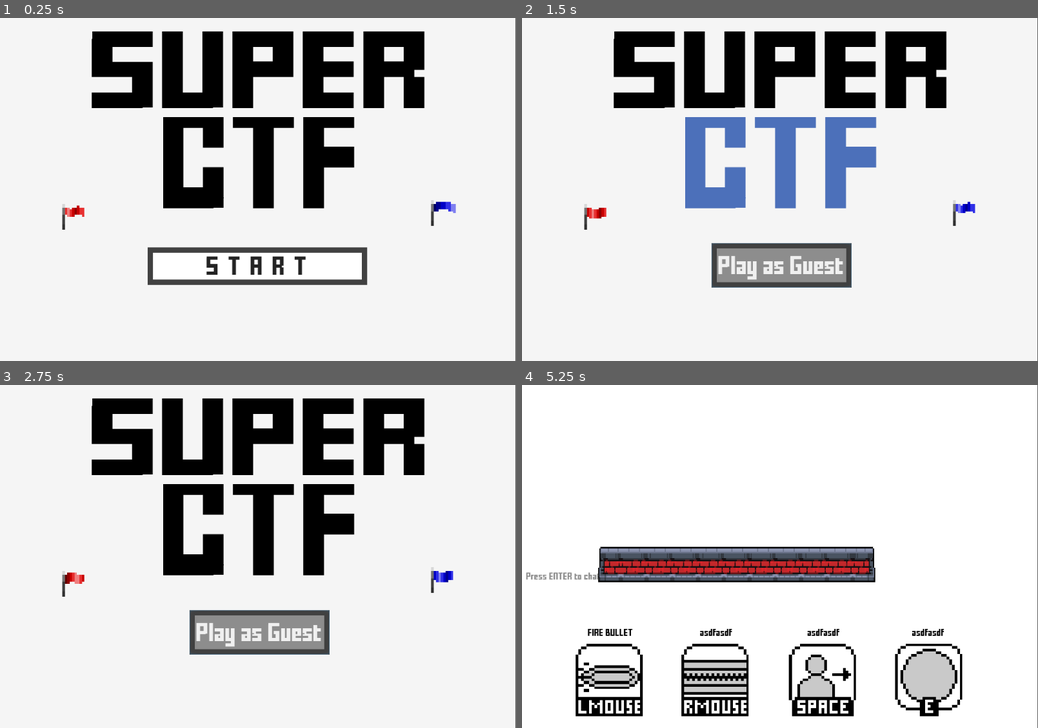
Above: before the commit, frames 1-4 (two rows, left to right).
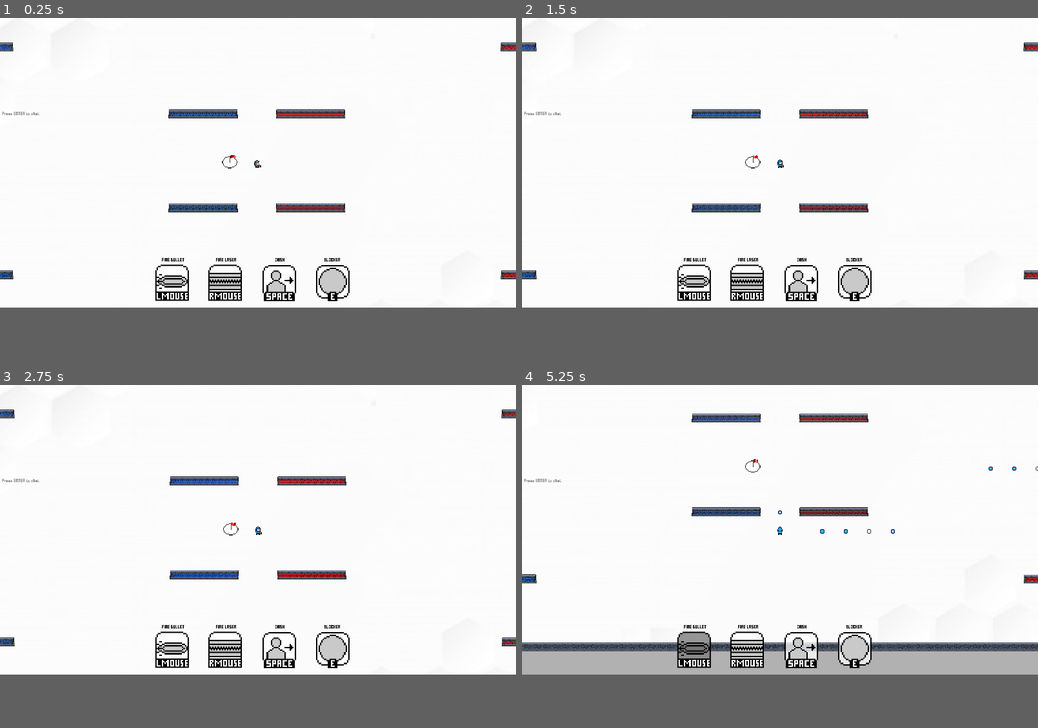
Above: after the commit, the same moments.

Repository: MarshallJDem/SuperCTF
Game: Godot game, scene res://TitleScreen.tscn
Two runs of this game, one before a commit and one after it. Both use one fixed random seed, a clock stepped at 60 frames per second and the inputs below. Sound files missing from this copy of the repository are replaced by a short silence.
Inputs (mouse positions are in pixels of both pictures, inside the frame that each line leads up to):
- Up to frame 1 (0.25 s): no input
- Up to frame 2 (1.5 s): click (780, 264) at 0.5 s, where only the run before the commit has a clickable "START"; click (780, 264) at 1.25 s, where only the run before the commit has a clickable "Play as Guest"
- Up to frame 3 (2.75 s): click (258, 631) at 2 s, where only the run before the commit has a clickable "Play as Guest"
- Up to frame 4 (5.25 s): tap Enter at 2.75, 2.85 s; move the mouse to (893, 539) at 2.77 s; hold Right 2.78-3.53 s; click (893, 539) at 2.92 s; tap Space at 3.02, 3.77 s; move the mouse to (676, 573) at 3.52 s; hold S 3.53-4.28 s; tap 2 at 3.6 s; move the mouse to (831, 481) at 4.27 s; hold Right 4.28-5.03 s; tap 3 at 4.35 s; move the mouse to (754, 625) at 5.02 s; hold Up from 5.03 s (still down); tap H at 5.1 s; click (754, 625) at 5.17 s
In our replay, the window is 799x533 before the commit and 800x450 after it. These sizes can differ from the game's own. Grey fills any space a smaller window leaves; there, only what the larger window draws over its background counts as a difference.

The runs differ from the first frame. In frame 1, 20% of the frame differs, in the area x 0-100%, y 3-83%; in frame 2, 21%; in frame 3, 21%; in frame 4, 21%, in the area x 0-100%, y 8-97%.

Commit message:
Fixed display settings to work on any display. However now the pixels look garbage unless it 1920x1080....

Diff:
--- a/GameContent/Bullet.gd
+++ b/GameContent/Bullet.gd
@@ -61,7 +61,6 @@
 	$Sprite.frame = ($Sprite.frame + 1) % $Sprite.hframes;
 # Called by server to terminate this bullet early
 remotesync func receive_death():
-	print("receive_death")
 	should_die = true;
 
 func die():
@@ -79,7 +78,6 @@
 
 # Called if the bullet dies locally on the machine. For now we handle it as just making it look like bullet death
 func preliminary_death():
-	print("preliminary_death")
 	visible = false
 	#Only show particles if we havn't already done so from a preliminary death
 	if show_death_particles:
--- a/GameContent/Bullet_Area2D.gd
+++ b/GameContent/Bullet_Area2D.gd
@@ -8,7 +8,6 @@
 
 # Called when this area enters another area
 func _area_entered(body):
-	print("Bullet_ENTERED");
 	if flagged_for_death:
 		return;
 	if body.is_in_group("Wall_Bodies"):
--- a/GameContent/Flag.tscn
+++ b/GameContent/Flag.tscn
@@ -40,14 +40,14 @@
 position = Vector2( 20.7922, -30.4714 )
 scale = Vector2( 4.57399, 4.57399 )
 frames = SubResource( 1 )
-frame = 2
+frame = 1
 playing = true
 
 [node name="Red_Sprite" type="AnimatedSprite" parent="."]
 position = Vector2( 20.7922, -30.4714 )
 scale = Vector2( 4.57399, 4.57399 )
 frames = SubResource( 2 )
-frame = 2
+frame = 1
 playing = true
 
 [node name="Area2D" type="Area2D" parent="." groups=[
--- a/GameContent/Main.tscn
+++ b/GameContent/Main.tscn
@@ -25,6 +25,7 @@
 [ext_resource path="res://Assets/Environment/wall_3_R.png" type="Texture" id=23]
 [ext_resource path="res://Assets/Environment/border_wall_H.png" type="Texture" id=24]
 [ext_resource path="res://Assets/Environment/border_wall_V.png" type="Texture" id=25]
+[ext_resource path="res://Assets/Environment/background.png" type="Texture" id=26]
 
 [sub_resource type="StyleBoxFlat" id=1]
 bg_color = Color( 0, 0, 0, 0.145098 )
@@ -260,6 +261,14 @@
 margin_top = 2.61353
 margin_right = 7999.0
 margin_bottom = 2702.61
+__meta__ = {
+"_edit_use_anchors_": false
+}
+
+[node name="TextureRect" type="TextureRect" parent="Environment/Node2D"]
+margin_right = 40.0
+margin_bottom = 40.0
+texture = ExtResource( 26 )
 __meta__ = {
 "_edit_use_anchors_": false
 }
--- a/GameContent/Player.tscn
+++ b/GameContent/Player.tscn
@@ -46,7 +46,7 @@
 
 [node name="Camera" type="Camera2D" parent="Center_Pivot"]
 position = Vector2( 100, 0 )
-zoom = Vector2( 1.75, 1.75 )
+zoom = Vector2( 2, 2 )
 smoothing_enabled = true
 smoothing_speed = 10.0
 drag_margin_left = 0.0
--- a/Globals.gd
+++ b/Globals.gd
@@ -24,7 +24,7 @@
 # Whether or not lasers should destroy bullets
 var lasers_destroy_bullets = true;
 # Whether to run in testing mode (for development uses)
-var testing = false;
+var testing = true;
 var forcefield_cooldown = 3;
 var lag_comp_headstart_dist = 75;
 
--- a/TitleScreen.tscn
+++ b/TitleScreen.tscn
@@ -85,7 +85,7 @@
 position = Vector2( 20.7922, -30.4714 )
 scale = Vector2( 4.57399, 4.57399 )
 frames = SubResource( 1 )
-frame = 1
+frame = 3
 playing = true
 
 [node name="Red_Sprite" type="AnimatedSprite" parent="UI_Layer/Label/Flag2"]
@@ -93,7 +93,7 @@
 position = Vector2( 20.7922, -30.4714 )
 scale = Vector2( 4.57399, 4.57399 )
 frames = SubResource( 2 )
-frame = 1
+frame = 3
 playing = true
 
 [node name="Area2D" type="Area2D" parent="UI_Layer/Label/Flag2" groups=[
--- a/project.godot
+++ b/project.godot
@@ -25,16 +25,19 @@
 
 [display]
 
-window/size/width=960
-window/size/height=640
+window/size/width=1920
+window/size/height=1080
 mouse_cursor/custom_image="res://crosshair.png"
 mouse_cursor/custom_image_hotspot=Vector2( 18, 18 )
+window/stretch/mode="viewport"
+window/stretch/aspect="keep"
 
 [rendering]
 
 quality/driver/driver_name="GLES2"
 quality/intended_usage/framebuffer_allocation=0
 quality/intended_usage/framebuffer_allocation.mobile=0
+quality/2d/use_pixel_snap=true
 vram_compression/import_etc=true
 vram_compression/import_etc2=false
-environment/default_clear_color=Color( 0.960784, 0.960784, 0.960784, 1 )
+environment/default_clear_color=Color( 0.694118, 0.694118, 0.694118, 1 )
Binary file added: Assets/Environment/background.png
Not shown, added: Assets/Environment/background.png.import
Not shown: 1 places in GameContent/Main.tscn that only renumber resources
